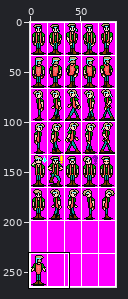
Two states of a sprite sheet, res/chrs/reference/lance.png. Above, an overview of the earlier version with the close-up marked.
Close-up. First the earlier version:
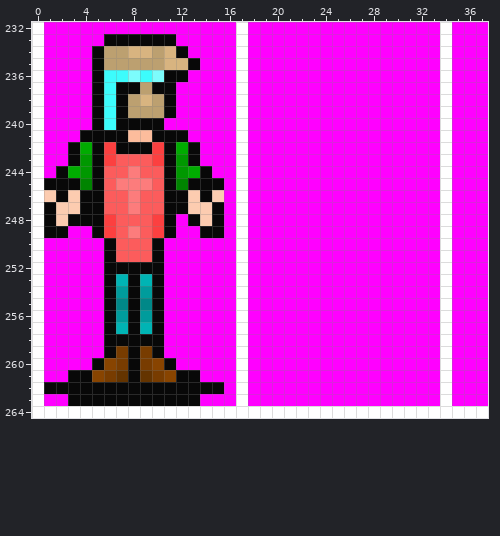
The file is 86x265 pixels. Colours within 5 levels of each other are drawn and written as one. Shown: x 0..37, y 232..264.
New version:
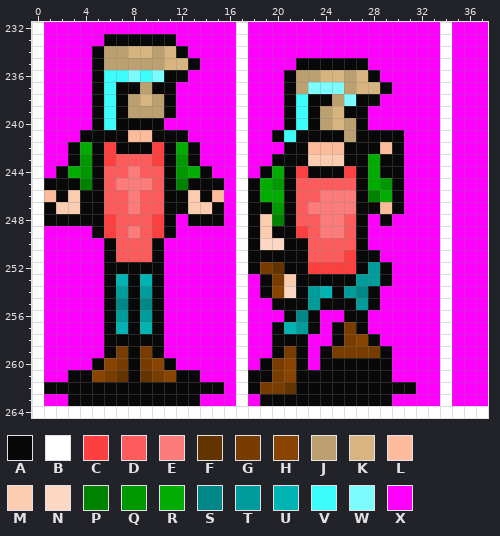
Palette (. is transparent): A #080808  B #ffffff  C #fc4040  D #fc5c5c  E #fc7c7c  F #643400  G #783c00  H #884400  J #bca070  K #d8b480  L #fcbc9c  M #fcccb0  N #fcd8c4  P #008400  Q #009800  R #00ac00  S #008888  T #009c9c  U #00b4b4  V #3cfcfc  W #7cfcfc  X #ff00ff
Edits made:
Changed rows in their new state; - is an unchanged pixel.
first column x 1:
235 ---------------------AAAAAA----
236 --------------------AJJKKJKA---
237 --------------------AJWWWJKKA--
238 --------------------AVAAJWAA---
239 --------------------AVAJKAA----
240 --------------------AVAJKJA----
241 -------------------AVAAAAJAAAA-
242 --------------------AALLLAAALA-
243 -------------------AAAMMMAARAA-
244 ------------------ARACAAACARAA-
245 -----------------ARQADDDDDARQA-
246 L-------------L--ARRADDEEEAPRA-
247 -----------------AAQADEEEEAALA-
248 -A-----------A---AMPADDEEDA-A--
249 XX-----------XX--AMAACDEEDA----
250 -----------------ANNAADDDDA----
251 -----------------AAAAADDDCAA---
252 -----------------AGFAACCCCATA--
253 ------------------AGMAAAAATTA--
254 ------------------AHNATUATSA---
255 -------------------AAATAAATA---
256 --------------------ASA--AA----
257 -------------------AUTA-AGA----
258 -------------------AAA--AGHA---
259 -------------------AGA-AGGGGA--
260 ------------------AGHA-AAAAAA--
261 -----------------AAGHAAAAAAAA--
262 -----------------AGGFAAAAAAAAAA
263 ------------------AAAAAAAAAAA--
